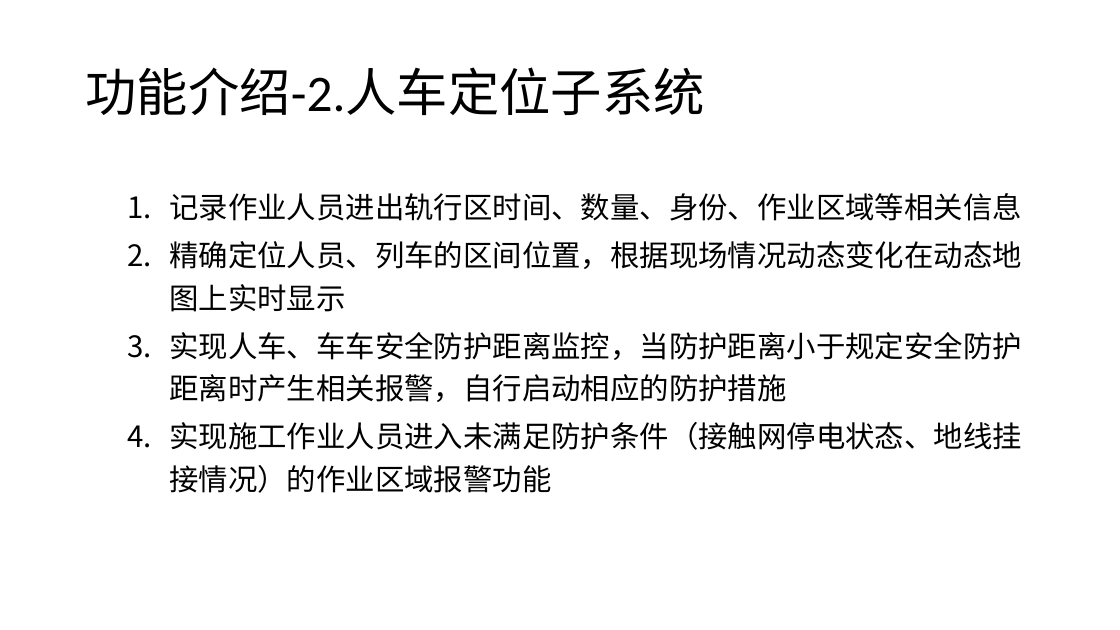
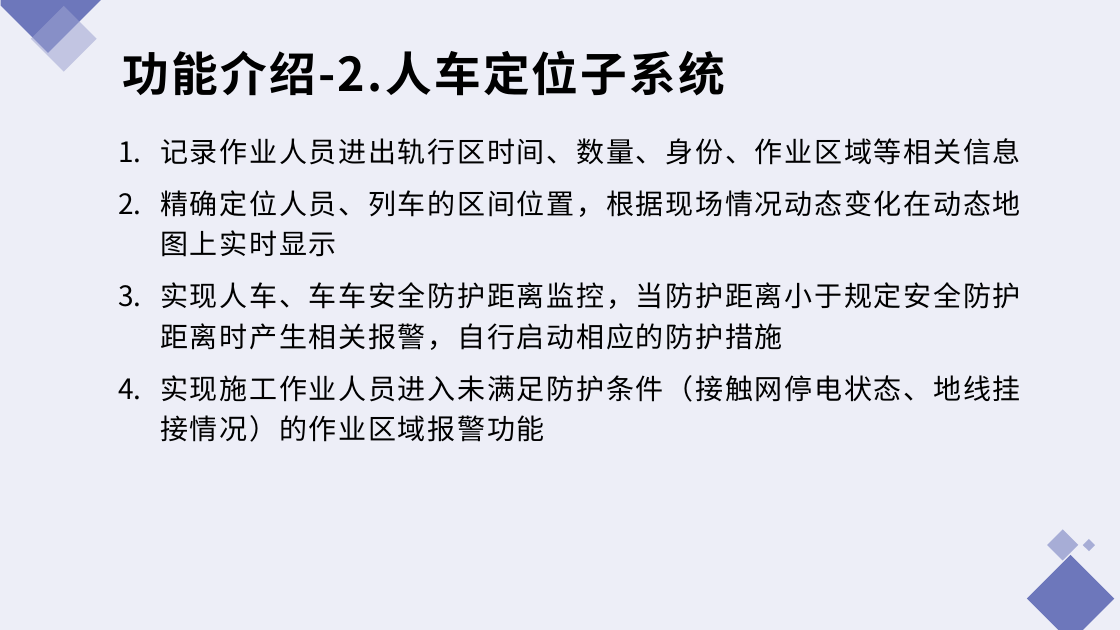
Before and after one commit to hanlibin1981/hlb, a slide deck: slide 7 of 深圳地铁智能施工管控项目总结报告.pptx (slide 6 before the commit). Drawn at 1120x630 pixels with LibreOffice and Linux fonts; fonts in the diff are those of the drawing. Boxes give left, top, right and bottom in pixels: in the first picture for what was removed or moved away, otherwise in the second. Text is boxed around its words. In the diff, an @@ line names an element or a change of style, - is before the commit and + after.

```diff
--- a/深圳地铁智能施工管控项目总结报告.pptx
+++ b/深圳地铁智能施工管控项目总结报告.pptx
@@ background #FFFFFF to #EDEEF7 @@
@@ group added at (0,0,1115,630): 3 rectangles, 2 freeform shapes @@
@@ title "功能介绍-2.人车定位子系统": place and size @@
-title "功能介绍-2.人车定位子系统" at (85,67,705,116)
+title "功能介绍-2.人车定位子系统" at (122,51,725,96)
@@ title "功能介绍-2.人车定位子系统" at (122,51,725,96): size 44 to 40 pt, letter spacing 0 to 2 pt, bold on; font Calibri to Noto Sans CJK SC in "功能介绍-2.人车定位子系统"; line spacing 0.9 to 1; vertical alignment middle to top @@
@@ text "记录作业人员进出轨行区时间、数量、身份、作业区域等相关信息": place and size @@
-text "记录作业人员进出轨行区时间、数量、身份、作业区域等相关信息" at (169,193,1022,493)
+text "记录作业人员进出轨行区时间、数量、身份、作业区域等相关信息" at (160,138,1021,442)
@@ text "记录作业人员进出轨行区时间、数量、身份、作业区域等相关信息" at (160,138,1021,442): size 25.2 to 24 pt, letter spacing 0 to 1.5 pt; more space between paragraphs @@
```
Also in this commit, not shown: 9 other slides changed, 1 slide added.
